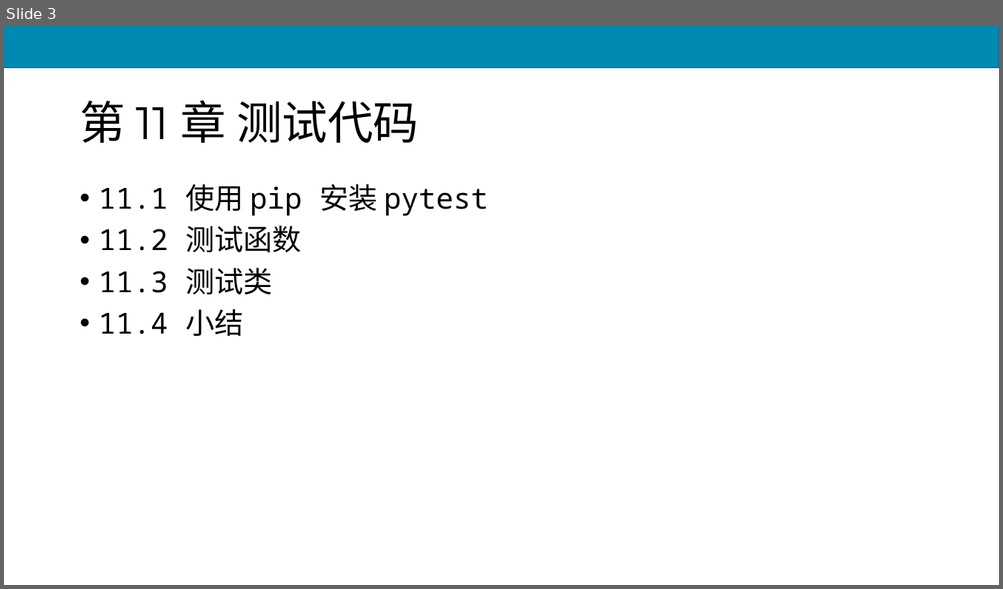
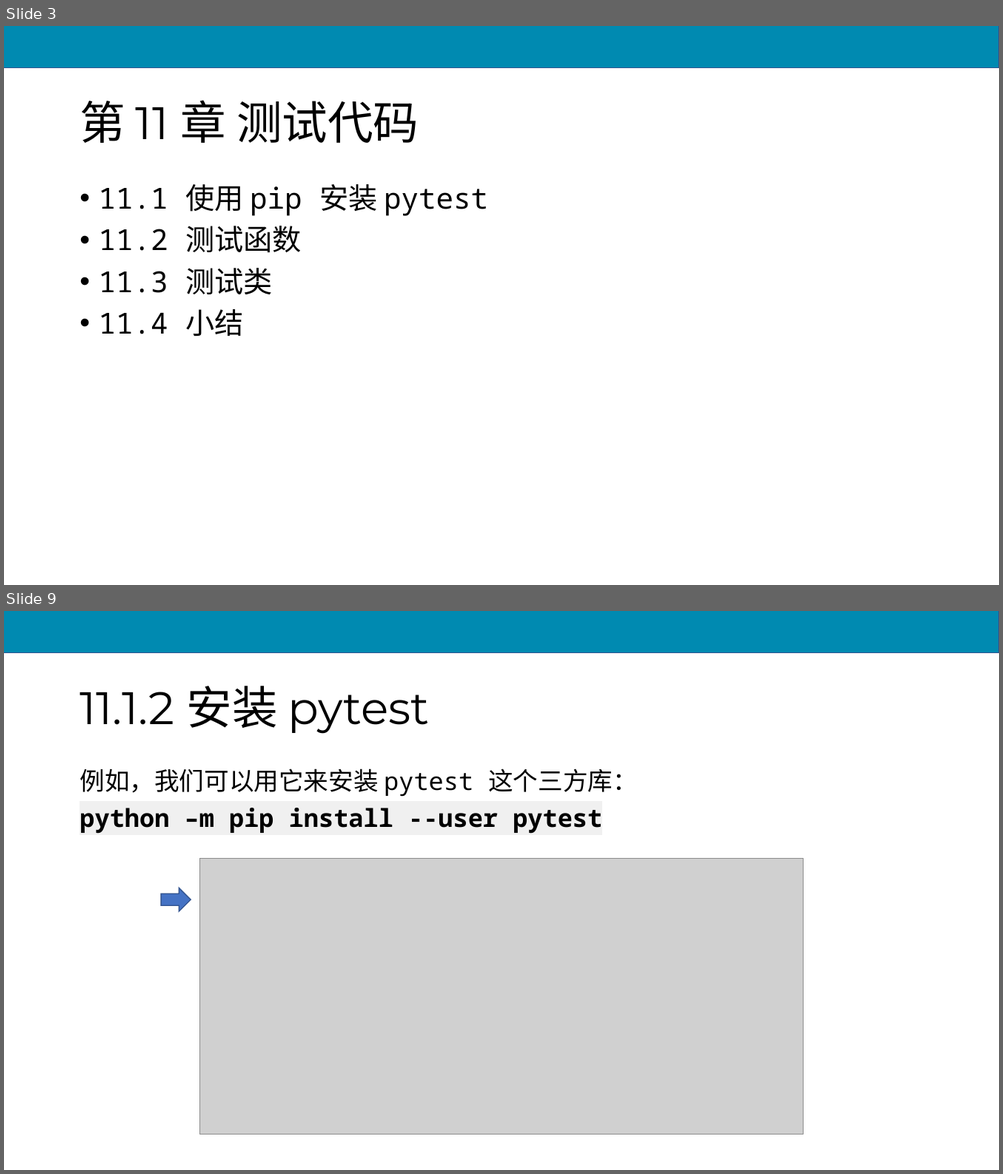
Before and after one commit to scruel/pcc_3e_slides, a slide deck: PPT/python11.pptx. Shown one above the other, each under a label of ours: slide 3 before the commit, slides 3 and 9 after it; the slides between them are not shown. The pictures are 1003x589 and 1003x1174 pixels, drawn with LibreOffice and Linux fonts; fonts in the diff are those of the drawing; grey boxes stand for pictures. Boxes give left, top, right and bottom in pixels: in the first picture for what was removed or moved away, otherwise in the second. Text is boxed around its words. In the diff, an @@ line names an element or a change of style, - is before the commit and + after.

```diff
--- a/PPT/python11.pptx
+++ b/PPT/python11.pptx
@@ slide 9 added at <box>4,611,999,1170</box>, background #FFFFFF; not listed: 1 template element that a slide beside it also shows @@
@@ title added at <box>79,686,430,734</box>, 44 pt, text #000000 @@
+11.1.2 安装 pytest
@@ text added at <box>79,769,637,834</box>, 24 pt, text #000000, bold @@
+例如，我们可以用它来安装 pytest 这个三方库：
+python –m pip install --user pytest
@@ picture added at <box>199,859,803,1135</box> @@
@@ right arrow added at <box>161,888,190,911</box>, fill #4472C4, outline #325491 1 pt @@
```
Also in this commit, not shown: 3 slides changed, 52 other slides added, 19 slides removed, 5 other files.
